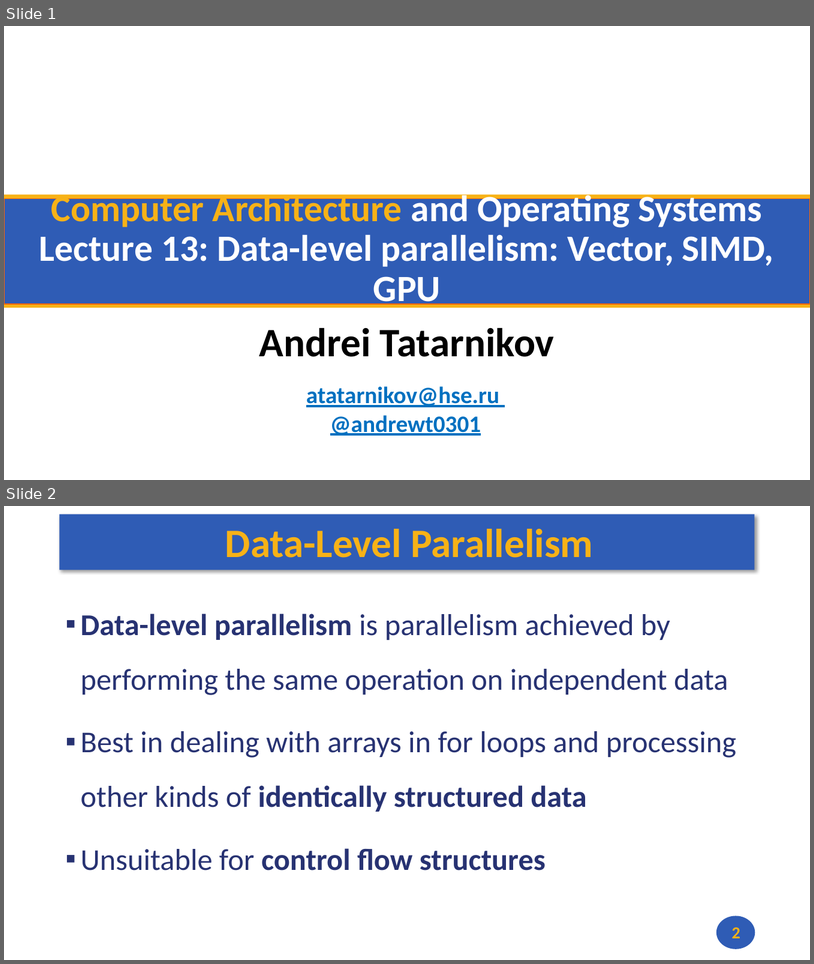
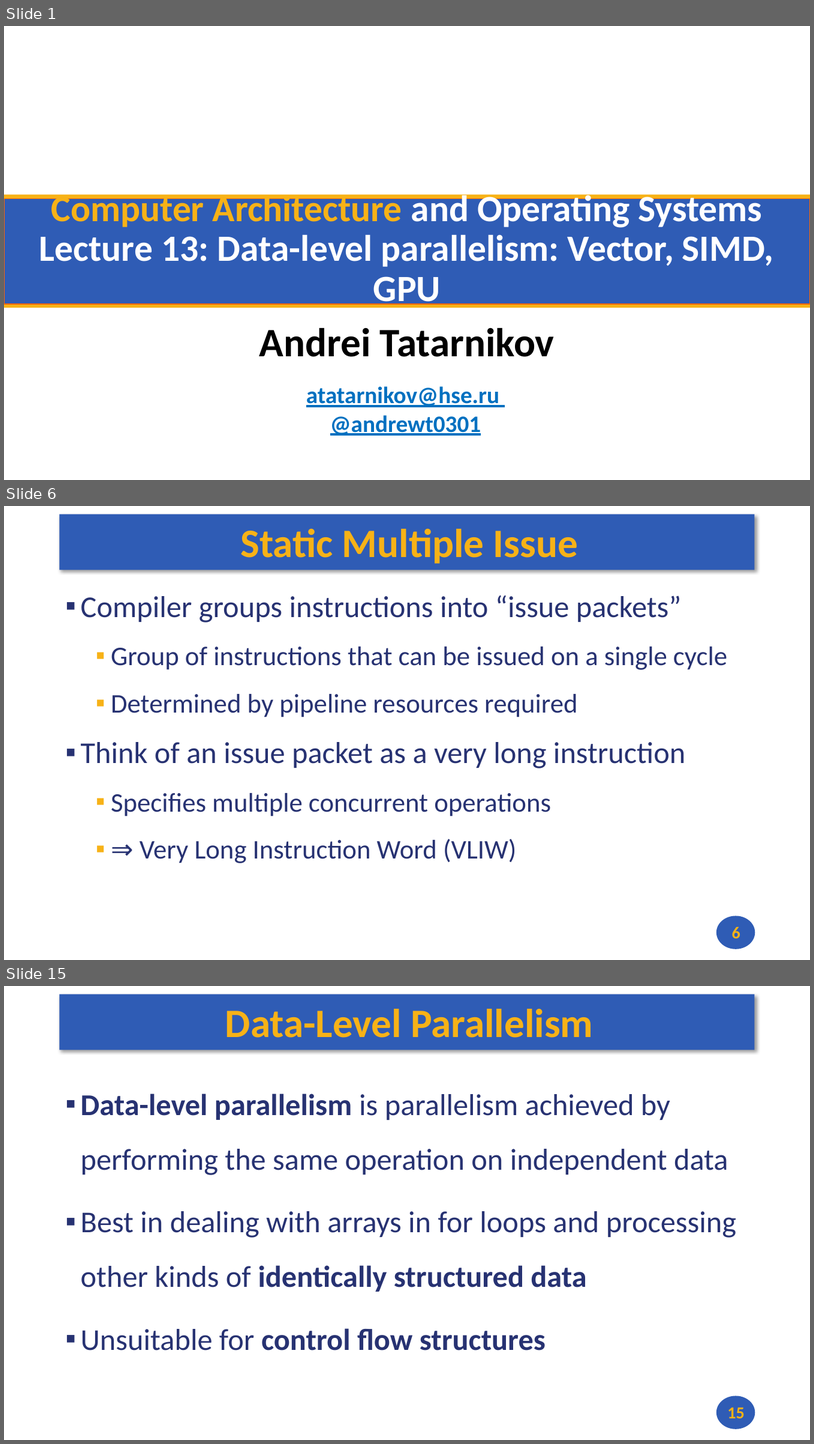
Before and after one commit to andrewt0301/hse-acos-course, a slide deck: docs/part1ca/13_DLP/CA_Lecture_13.pptx. Shown one above the other, each under a label of ours: slides 1 and 2 before the commit, slides 1, 6 and 15 after it; the slides between them are not shown. The pictures are 814x964 and 814x1444 pixels, drawn with LibreOffice and Linux fonts; fonts in the diff are those of the drawing; background and template pictures are left out. Boxes give left, top, right and bottom in pixels: in the first picture for what was removed or moved away, otherwise in the second. Text is boxed around its words. In the diff, an @@ line names an element or a change of style, - is before the commit and + after.

```diff
--- a/docs/part1ca/13_DLP/CA_Lecture_13.pptx
+++ b/docs/part1ca/13_DLP/CA_Lecture_13.pptx
@@ slide 6 added at (x1=4, y1=506, x2=810, y2=960), background #FFFFFF; not listed: 2 template elements that a slide beside it also shows @@
@@ title added at (x1=240, y1=528, x2=578, y2=564), 48 pt, text #F7B217, bold @@
+Static Multiple Issue
@@ text added at (x1=81, y1=595, x2=728, y2=863), 32 pt, text #273272 @@
+▪ Compiler groups instructions into “issue packets”
+  ▪ Group of instructions that can be issued on a single cycle
+  ▪ Determined by pipeline resources required
+▪ Think of an issue packet as a very long instruction
+  ▪ Specifies multiple concurrent operations
+  ▪ ⇒ Very Long Instruction Word (VLIW)
@@ page number added at (x1=732, y1=927, x2=741, y2=938), 20 pt, text #F7B217, bold @@
+6
@@ what was slide 2 is now slide 15 @@
@@ page number at (x1=728, y1=1407, x2=744, y2=1418): text changed @@
-2
+15
```
Also in this commit, not shown: 12 other slides added, 1 other file.
